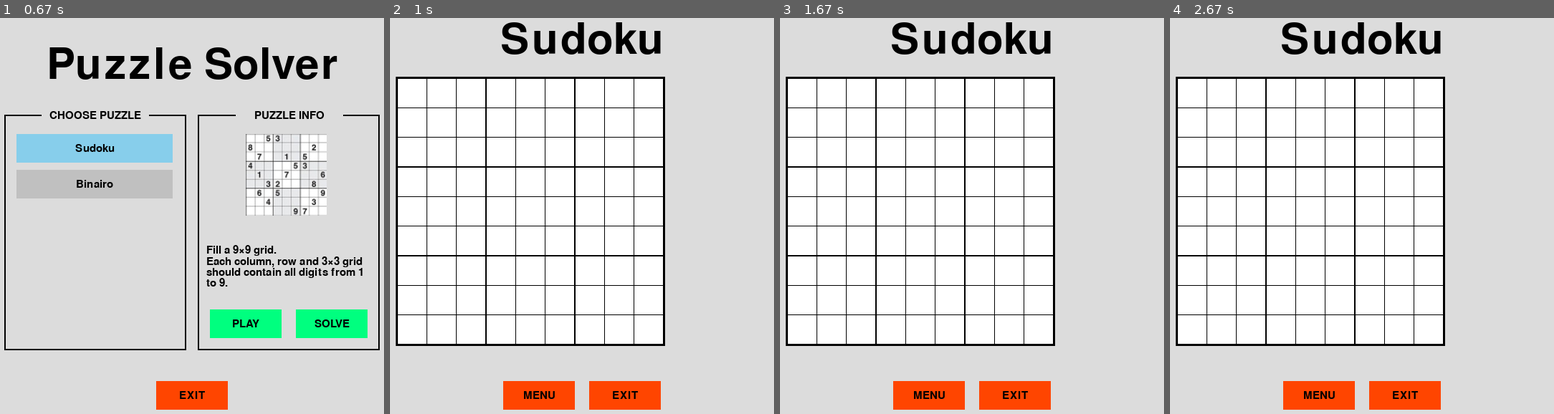
Above: before the commit, frames 1-4 (left to right).
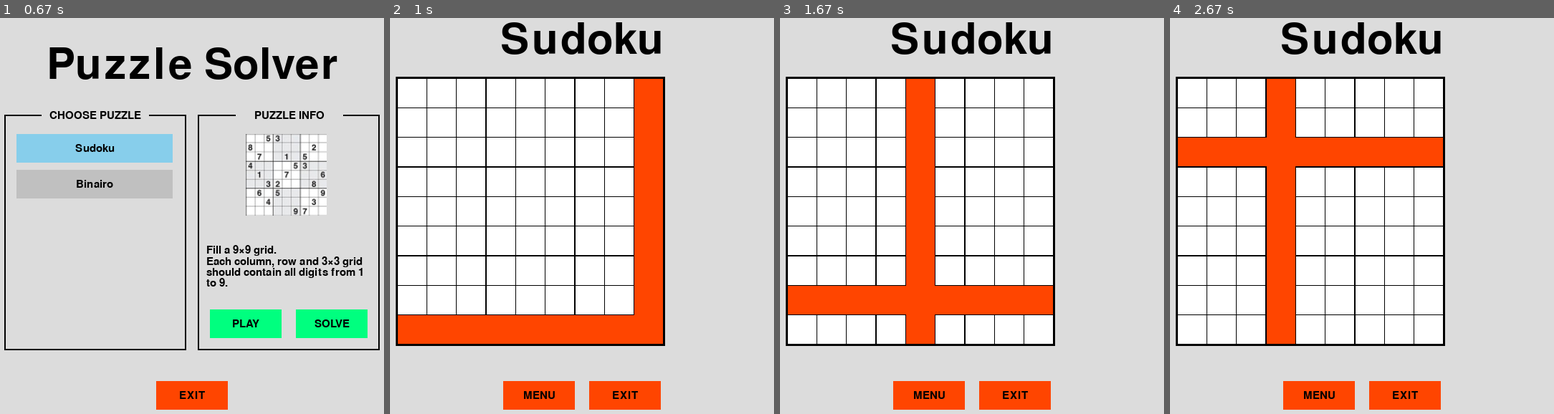
Above: after the commit, the same moments.

Repository: ChristopheVdE/Puzzle-solver
Game: pygame game, started from Application/Pygame/MainMenu.py
Same seed, same stepped clock (60 frames per second), same inputs: the game is played once before the commit and once after it.
Inputs (mouse positions are in pixels of both pictures, inside the frame that each line leads up to):
- Up to frame 1 (0.67 s): click "Sudoku" at 0.38 s
- Up to frame 2 (1 s): click "PLAY" at 0.72 s
- Up to frame 3 (1.67 s): press the mouse at (922, 93) at 1.03 s; move the mouse to (906, 113) at 1.13 s; release the mouse at (891, 132) at 1.27 s; press the mouse at (803, 212) at 1.37 s; move the mouse to (860, 251) at 1.47 s; release the mouse at (918, 287) at 1.6 s
- Up to frame 4 (2.67 s): press the mouse at (1312, 93) at 1.7 s; move the mouse to (1331, 184) at 1.8 s; release the mouse at (1354, 279) at 1.93 s; press the mouse at (1193, 212) at 2.03 s; move the mouse to (1358, 295) at 2.13 s; release the mouse at (1519, 374) at 2.27 s; press the mouse at (1193, 212) at 2.37 s; move the mouse to (1239, 184) at 2.47 s; release the mouse at (1289, 152) at 2.6 s

Frame 1 is identical in both runs. In frame 2, 9.4% of the frame differs, in the area x 2-72%, y 15-83%; in frame 3, 9.4%; in frame 4, 9.4%.

Commit message:
col & row higlight
the highlight should be transparant

Diff:
--- a/Application/Pygame/MainMenu.py
+++ b/Application/Pygame/MainMenu.py
@@ -211,13 +211,14 @@
 # BOARD ----------------------------------------------------------------------------------------------------
         grid = board(Screen, 9, (140,100))
         board.DarwBoardBackground(grid, black)
-        board.DrawCubes(grid, (255,255,255))
+        board.DrawCubes(grid, (255, 255, 255))
+        board.HiglightLines(grid, NavigationColor, mouse)
 
 # NAVIGATION BUTTONS ---------------------------------------------------------------------------------------
     # Menu button
         Button("MENU", (ScreenWidth / 2 - 110, ScreenHeight - 75), 100, 40, NavigationColor, NavigationHighlight, mouse)
         if (ScreenWidth / 2 - 110) + 100 > mouse[0] > (ScreenWidth / 2 - 110) and (ScreenHeight - 75) + 40 > mouse[1] > (ScreenHeight - 75) and click[0] == 1:
-            Menu = True
+            menu = True
             running = False
     # EXIT Button
         Button("EXIT", (ScreenWidth / 2 + 10, ScreenHeight - 75), 100, 40, NavigationColor, NavigationHighlight, mouse)
@@ -278,22 +279,46 @@
         pygame.draw.rect(self.Screen, BackgroundColor, (self.X, self.Y, self.BoardSize, self.BoardSize))
 
     def DrawCubes(self, CubeColor):
-        CubeX = self.X + 3                               #border arround board = 2
-        CubeY = self.Y + 3                               #border arround board = 2
-        for row in range(self.NumberOfCubes):  #rows
+        # Parameters ---------------------------------------------------------------------------------------
+        self.Rows = []
+        self.Cols = []
+        CubeX = self.X + 3  #border arround board = 2
+        CubeY = self.Y + 3  #border arround board = 2
+        # Create cubes -------------------------------------------------------------------------------------
+        for row in range(self.NumberOfCubes):
+            # 3x3 grid separation lines: rows (Sudoku)
             if row in [3, 6]:
-                #pygame.draw.line(self.Screen, (255, 0, 0), (self.X, CubeY -1), (self.X + self.BoardSize, CubeY -1), 2)
                 CubeY += 1
-            for col in range(self.NumberOfCubes):  #cols
+            for col in range(self.NumberOfCubes):
+                # 3x3 grid separation lines: columns (Sudoku)
                 if col in [3, 6]:
-                    #pygame.draw.line(self.Screen, (255, 0, 0), (CubeX -1, self.Y), (CubeX -1, self.Y + self.BoardSize), 2)
                     CubeX += 1
+                # Draw cube
                 pygame.draw.rect(self.Screen, CubeColor, (CubeX, CubeY, self.CubeSize, self.CubeSize))
+            # Save coords of colum --------------------------------------------------------------------------
+                self.Cols.append((CubeX, self.Y +3))
                 CubeX += self.CubeSize + self.spaceBetweenCubes
+            # Save coords of Row ----------------------------------------------------------------------------
+            self.Rows.append((self.X +3, CubeY))
+            # Reset positions for new row -------------------------------------------------------------------
             CubeX = self.X + 3
             CubeY += self.CubeSize + self.spaceBetweenCubes
 
-
+    def HiglightLines(self, HighlightColor, mouse):
+        HighlightColor = (HighlightColor[0], HighlightColor[1], HighlightColor[2], 0.01)
+        for row in self.Rows:
+            for col in self.Cols:
+                # Check if mouse is in column-area & higlight column if true
+                if col[0] + self.CubeSize > mouse[0] > col[0] and col[1] + self.BoardSize -2 > mouse[1] > col[1]:
+                    pygame.draw.rect(self.Screen, HighlightColor, (col[0], col[1], self.CubeSize, self.BoardSize -6))
+                # Check if mouse is in row-area & higlight row if true
+                if row[0] + self.BoardSize -5 > mouse[0] > row[0] and row[1] + self.CubeSize> mouse[1] > row[1]:
+                    pygame.draw.rect(self.Screen, HighlightColor, (row[0], row[1], self.BoardSize -6, self.CubeSize))
+    """
+    def UpdateCube(self):
+        # highlight selected cube
+        #allow typing
+    """
 
 
 # Start game
